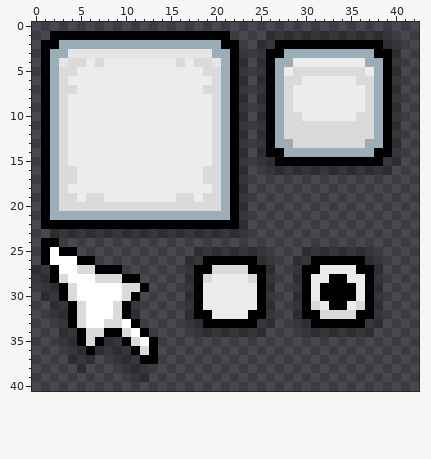
Pixel-art file: bin/data/warr_engine/ui/simple_ui.aseprite. This is how it looked before the edit.
64x64 pixels, 1 frame. Pixels under 10% opacity are left out. Shown: x 0..42, y 0..40.
The result:
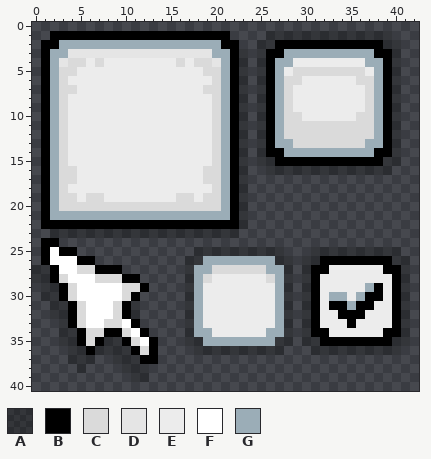
Palette (. is transparent): A #00000040  B #000000  C #dadada  D #e5e5e5  E #ececec  F #ffffff  G #9badb7
Difference:
Layers "base", "shadows":
Colour A is added in row 25 at x 26 to 27 and 38 to 40; in row 26 at x 27 to 28 and 40 to 41; in rows 27 to 33 at x 28 and 41; in row 34 at x 17, 28 and 41; in row 35 at x 17 to 18, 27 to 28, 30 to 31 and 40 to 41; in row 36 at x 18 to 27 and 31 to 40.
Colour A replaces colour B in row 26 at x 31; in rows 27 to 32 at x 30.
Colour B is added in row 26 at x 39; in row 27 at x 39 to 40; in rows 28 to 33 at x 40; in row 34 at x 39 to 40; in row 35 at x 32 to 39.
Colour B replaces colour A in row 26 at x 37 to 38; in rows 29 to 30 at x 38; in row 34 at x 31 to 32.
Colour B replaces colour C in row 31 at x 31 and 36; in row 32 at x 34 to 35.
Colour B replaces colour E in row 27 at x 32; in rows 28 to 30 at x 31.
Colour C replaces colour A in row 28 at x 26.
Colour C replaces colour B in row 27 at x 24 to 25.
Colour E is added in rows 28 to 33 at x 39; in row 34 at x 38.
Colour E replaces colour A in rows 27 to 28 at x 38; in rows 29 to 30 at x 26; in rows 31 to 32 at x 26 and 38; in row 33 at x 25 to 26 and 37 to 38; in row 34 at x 20 to 25 and 33 to 37.
Colour E replaces colour B in row 27 at x 36 to 37; in row 28 at x 25, 33 to 34 and 37; in row 29 at x 25 and 32 to 35; in row 30 at x 25, 32 and 35; in row 31 at x 25; in row 32 at x 19, 24 to 25 and 37.
Colour E replaces colour B in row 33 at x 19 to 24, 32 to 34 and 36.
Colour E replaces colour C in row 28 at x 24; in row 32 at x 32 to 33.
Colour G is added in rows 27 to 33 at x 27; in row 34 at x 26 to 27; in row 35 at x 19 to 26.
Colour G replaces colour A in row 26 at x 25 to 26; in row 27 at x 26; in row 33 at x 18; in row 34 at x 18 to 19.
Colour G replaces colour B in row 26 at x 19 to 24; in row 27 at x 18 to 19; in row 28 at x 18; in row 29 at x 18 and 37; in row 30 at x 18 and 33 to 34; in rows 31 to 32 at x 18.
Colour G replaces colour E in row 30 at x 36; in row 31 at x 35.
Colour A is removed in row 23 at x 23; in row 25 at x 30; in rows 26 to 33 at x 29.
Changed places in both pictures, as pixel boxes (x1, y1, x2, y2):
changed: (185, 229, 410, 355)
